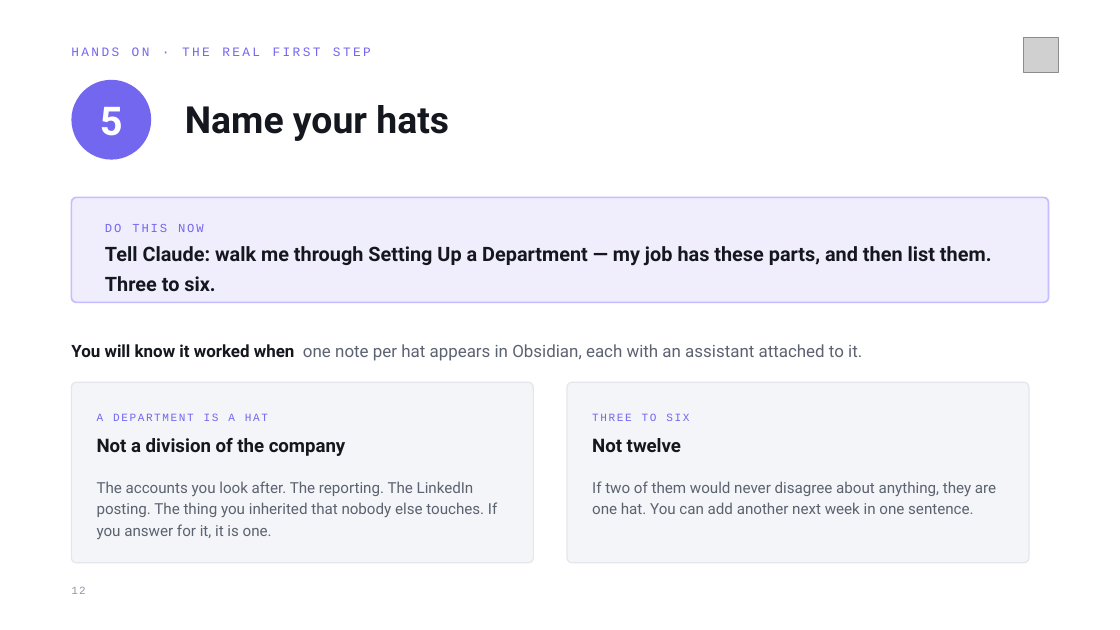
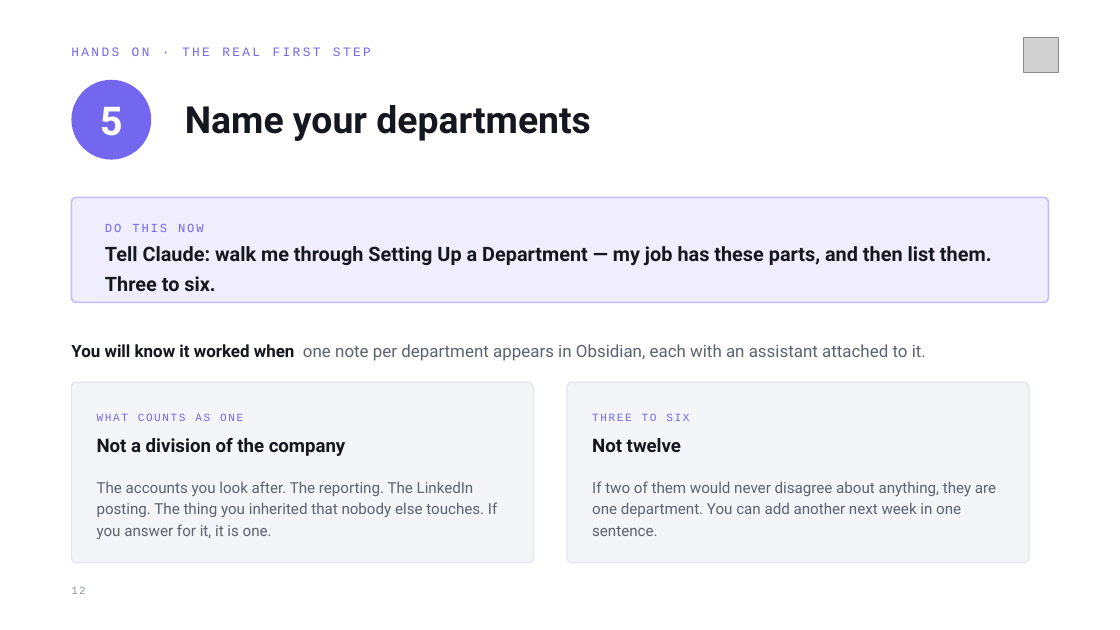
Before and after one commit to MeshPro-iPaaS/ai-ops-framework, a slide deck: slide 12 of docs/Your AI Second Brain — a hands-on hour.pptx. Drawn at 1120x630 pixels with LibreOffice and Linux fonts; fonts in the diff are those of the drawing; grey boxes stand for pictures. Boxes give left, top, right and bottom in pixels: in the first picture for what was removed or moved away, otherwise in the second. Text is boxed around its words. In the diff, an @@ line names an element or a change of style, - is before the commit and + after.

```diff
--- a/docs/Your AI Second Brain — a hands-on hour.pptx
+++ b/docs/Your AI Second Brain — a hands-on hour.pptx
@@ text at [185,105,590,141]: text changed @@
-Name your hats
+Name your departments
@@ text at [71,344,926,361]: text changed @@
-You will know it worked when one note per hat appears in Obsidian, each with an assistant attached to it.
+You will know it worked when one note per department appears in Obsidian, each with an assistant attached to it.
@@ text at [97,414,243,421]: text changed @@
-A DEPARTMENT IS A HAT
+WHAT COUNTS AS ONE
@@ text at [592,481,996,536]: text changed @@
-If two of them would never disagree about anything, they are one hat. You can add another next week in one sentence.
+If two of them would never disagree about anything, they are one department. You can add another next week in one sentence.
```
Also in this commit, not shown: 5 other slides changed, 4 other files.
